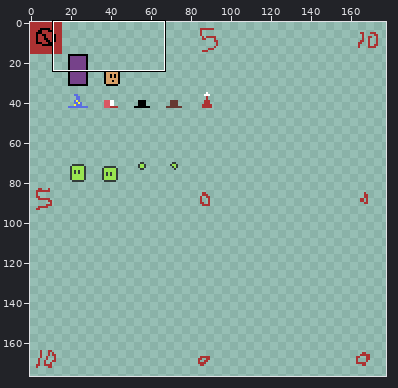
One commit to this pixel-art file: src-resources/ludumDare40/images/ase-512-16.ase. The first picture is a wide view before the edit; the outline marks the close-up.
Close-up. Before the commit:
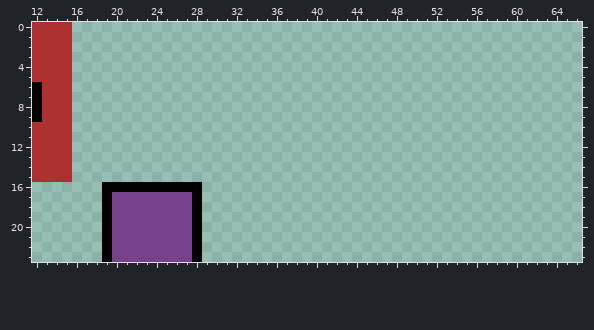
512x512 pixels, 1 frame. Shown: x 12..66, y 0..23. The wide view leaves out empty margins.
After:
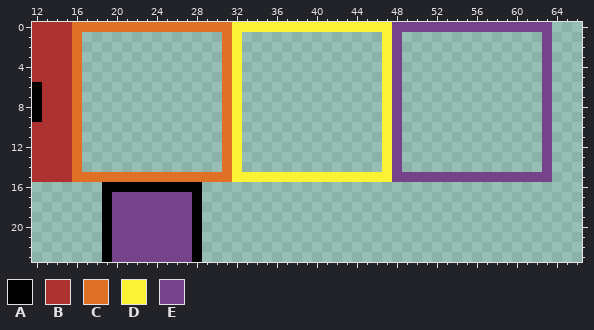
Palette (. is transparent): A #000000  B #ac3232  C #df7126  D #fbf236  E #76428a
What changed:
Changed rows in their new state; - is an unchanged pixel.
first column x 16:
 0 CCCCCCCCCCCCCCCCDDDDDDDDDDDDDDDDEEEEEEEEEEEEEEEE
 1 C--------------CD--------------DE--------------E
 2 C--------------CD--------------DE--------------E
 3 C--------------CD--------------DE--------------E
 4 C--------------CD--------------DE--------------E
 5 C--------------CD--------------DE--------------E
 6 C--------------CD--------------DE--------------E
 7 C--------------CD--------------DE--------------E
 8 C--------------CD--------------DE--------------E
 9 C--------------CD--------------DE--------------E
10 C--------------CD--------------DE--------------E
11 C--------------CD--------------DE--------------E
12 C--------------CD--------------DE--------------E
13 C--------------CD--------------DE--------------E
14 C--------------CD--------------DE--------------E
15 CCCCCCCCCCCCCCCCDDDDDDDDDDDDDDDDEEEEEEEEEEEEEEEE
